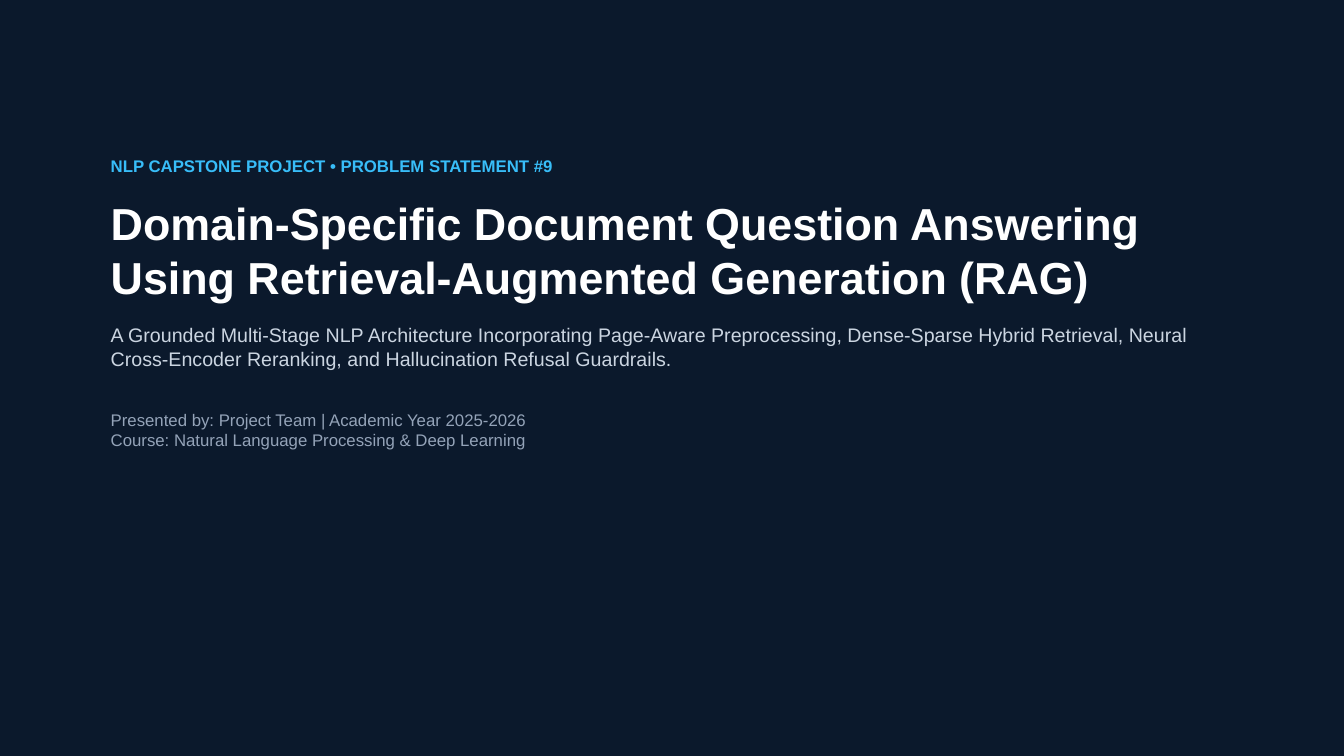
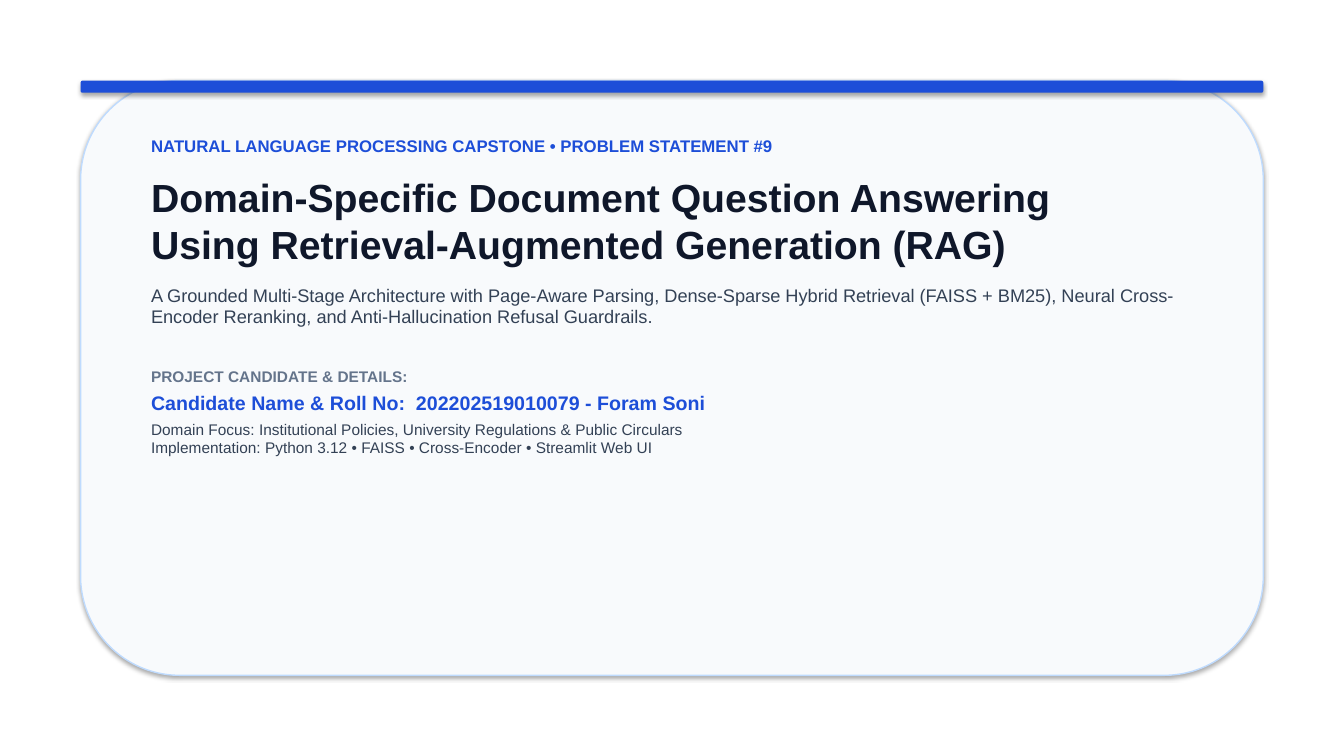
Before and after one commit to Foramsoni13/Domain-Specific-Document-Question-Answering-Using-RAG, a slide deck: slide 1 of presentation/project_presentation.pptx. Drawn at 1344x756 pixels with LibreOffice and Linux fonts; fonts in the diff are those of the drawing. Boxes give left, top, right and bottom in pixels: in the first picture for what was removed or moved away, otherwise in the second. Text is boxed around its words. In the diff, an @@ line names an element or a change of style, - is before the commit and + after.

Commit message:
feat: 20-slide clean white presentation deck with light colors, candidate details Foram Soni, easy layout, and short direct answers

```diff
--- a/presentation/project_presentation.pptx
+++ b/presentation/project_presentation.pptx
@@ rectangle at bbox=[0, 0, 1344, 756]: fill #0B192C to #FFFFFF @@
@@ rounded rectangle added at bbox=[81, 81, 1263, 676], fill #F8FAFC, outline #BFDBFE 1 pt @@
@@ rounded rectangle added at bbox=[81, 81, 1263, 93], fill #1D4ED8 @@
@@ text "NATURAL LANGUAGE PROCESSING CAPSTONE • ...": place and size @@
-text "NATURAL LANGUAGE PROCESSING CAPSTONE • ..." at bbox=[111, 160, 1187, 450]
+text "NATURAL LANGUAGE PROCESSING CAPSTONE • ..." at bbox=[151, 140, 1173, 456]
@@ text at bbox=[151, 140, 773, 152]: text changed; text colour #38BDF8 to #1D4ED8 @@
-NLP CAPSTONE PROJECT • PROBLEM STATEMENT #9
+NATURAL LANGUAGE PROCESSING CAPSTONE • PROBLEM STATEMENT #9
@@ text at bbox=[151, 183, 1050, 267]: size 32 to 28 pt, text colour #FFFFFF to #0F172A in "Domain-Specific Document Question Answering Using Retrieval- ..."; less space between paragraphs @@
@@ text at bbox=[151, 288, 1173, 456]: text changed; size 14 to 13 pt; text colour #CBD5E1 to #334155 @@
-A Grounded Multi-Stage NLP Architecture Incorporating Page-Aware Preprocessing, Dense-Sparse Hybrid Retrieval, Neural Cross-Encoder Reranking, and Hallucination Refusal Guardrails.
-Presented by: Project Team | Academic Year 2025-2026
-Course: Natural Language Processing & Deep Learning
+A Grounded Multi-Stage Architecture with Page-Aware Parsing, Dense-Sparse Hybrid Retrieval (FAISS + BM25), Neural Cross-Encoder Reranking, and Anti-Hallucination Refusal Guardrails.
+PROJECT CANDIDATE & DETAILS:
+Candidate Name & Roll No: 202202519010079 - Foram Soni
+Domain Focus: Institutional Policies, University Regulations & Public Circulars
+Implementation: Python 3.12 • FAISS • Cross-Encoder • Streamlit Web UI
```
Also in this commit, not shown: 3 other slides changed, 16 slides added, 16 slides removed, 11 other files.
